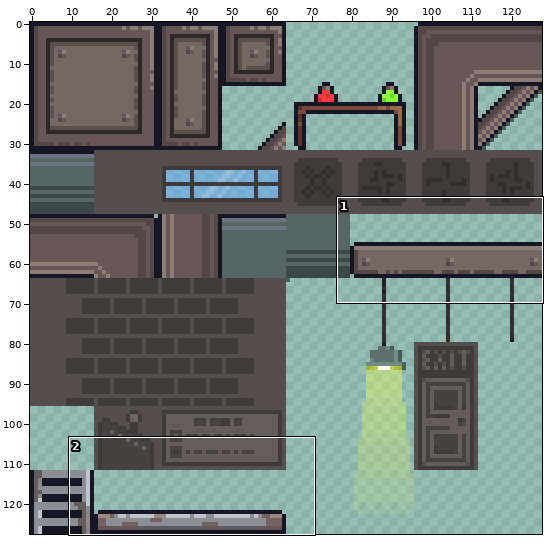
Edited in one commit: sprite sheet (Assets/Resources/Map Tilemaps/Laboratory Tilemap.png). Above: a wide view before the commit, with the close-up outlined.
Close-up. Before the edit:
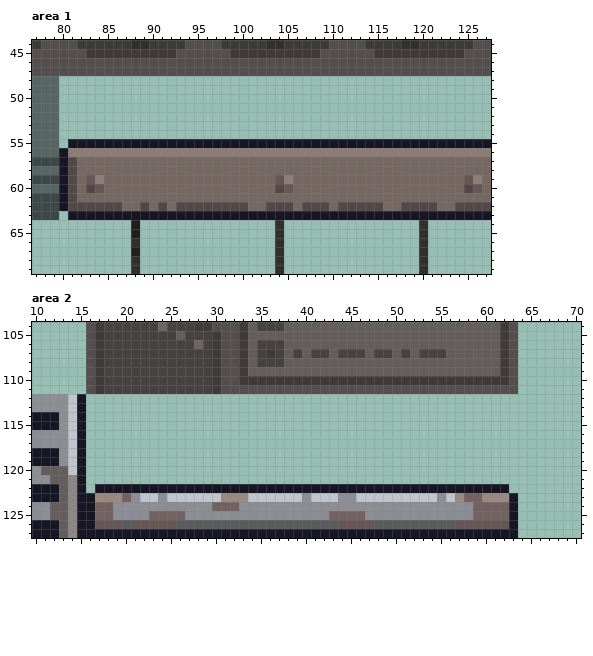
The file is 128x128 pixels. Colours within 5 levels of each other are drawn and written as one. Shown: area 1: x 77..127, y 44..69; area 2: x 10..70, y 104..127.
After:
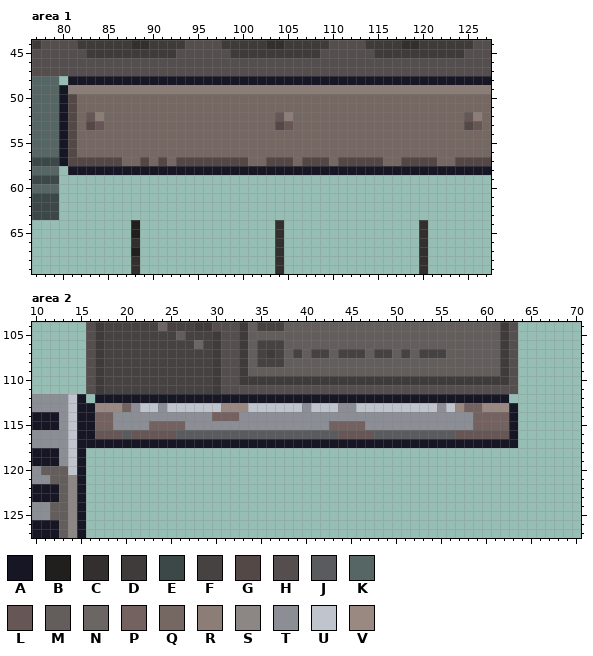
Palette (. is transparent): A #171624  B #211e1e  C #332f2f  D #403b3b  E #3c4747  F #474242  G #544847  H #544f4e  J #595b5e  K #566665  L #665756  M #635e5c  N #6b6664  P #736260  Q #756862  R #8c7e76  S #8c8784  T #8b8e94  U #c0c4cc  V #998981
What changed:
Changed rows in their new state; - is an unchanged pixel.
Area 1:
first column x 80:
48 -AAAAAAAAAAAAAAAAAAAAAAAAAAAAAAAAAAAAAAAAAAAAAAA
49 ARRRRRRRRRRRRRRRRRRRRRRRRRRRRRRRRRRRRRRRRRRRRRRR
50 AGQQQQQQQQQQQQQQQQQQQQQQQQQQQQQQQQQQQQQQQQQQQQQQ
51 AGQQQQQQQQQQQQQQQQQQQQQQQQQQQQQQQQQQQQQQQQQQQQQQ
52 AGQLRQQQQQQQQQQQQQQQQQQQLRQQQQQQQQQQQQQQQQQQQLRQ
53 AGQGLQQQQQQQQQQQQQQQQQQQGLQQQQQQQQQQQQQQQQQQQGLQ
54 AGQQQQQQQQQQQQQQQQQQQQQQQQQQQQQQQQQQQQQQQQQQQQQQ
55 AGQQQQQQQQQQQQQQQQQQQQQQQQQQQQQQQQQQQQQQQQQQQQQQ
56 -GQQQQQQQQQQQQQQQQQQQQQQQQQQQQQQQQQQQQQQQQQQQQQQ
57 --GGGGG--G-G-GGGGGGGG--GGG-GGG-GGGGG--GGGG--GGGG
58 .AAAAAAAAAAAAAAAAAAAAAAAAAAAAAAAAAAAAAAAAAAAAAAA
59 ................................................
60 ................................................
61 ................................................
62 ................................................
63 -...............................................
Area 2:
first column x 16:
112 -AAAAAAAAAAAAAAAAAAAAAAAAAAAAAAAAAAAAAAAAAAAAAA-
113 AVVVPTUUTUUUUUUVVVUUUUUUTUUUTTUUUUUUUUUTUVPPVVVA
114 APPTTTTTTTTTTTPPPTTTTTTTTTTTTTTTTTTTTTTTTTTPPPPA
115 APPTTTTPPPPTTTTTTTTTTTTTTTTPPPPTTTTTTTTTTTTPPPPA
116 ALLLJLLLLLJJJJJJJJJJJJJJJJJJLLLLJJJJJJJJJLLLLLLA
117 AAAAAAAAAAAAAAAAAAAAAAAAAAAAAAAAAAAAAAAAAAAAAAAA
first column x 16:
122 -..............................................-
123 ................................................
124 ................................................
125 ................................................
126 ................................................
127 ................................................
Changed places in both close-ups, as pixel boxes (x1, y1, x2, y2):
changed: (59, 76, 491, 220)
added: (86, 394, 518, 448)
erased: (86, 484, 518, 538)
